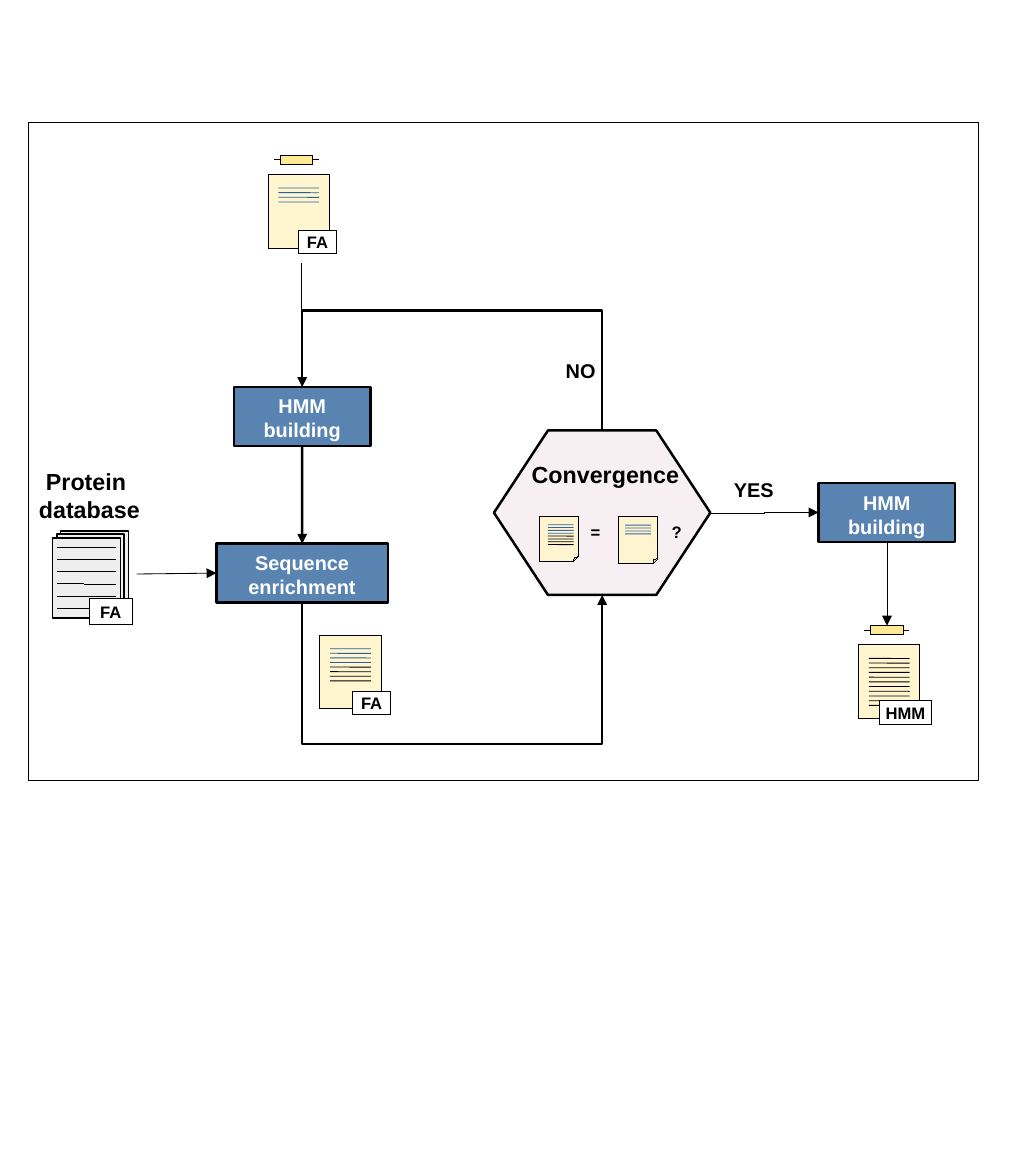
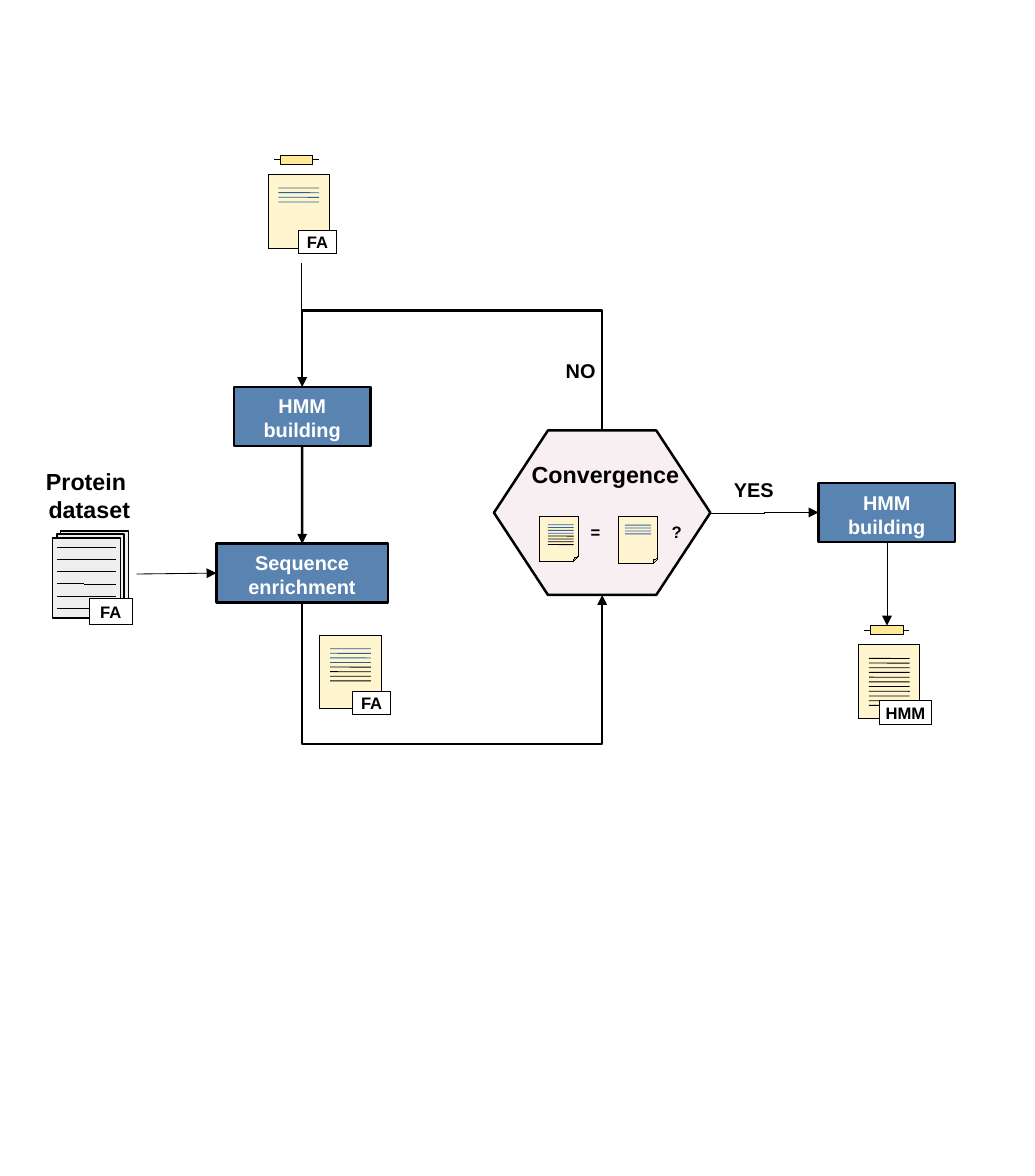
Before and after one commit to i2bc/CusProSe, a slide deck: slide 1 of docs/iterhmmbuild/pipeline.odp (slide 2 before the commit). Drawn at 1035x1176 pixels with LibreOffice and Linux fonts; fonts in the diff are those of the drawing. Boxes give left, top, right and bottom in pixels: in the first picture for what was removed or moved away, otherwise in the second. Text is boxed around its words. In the diff, an @@ line names an element or a change of style, - is before the commit and + after.

```diff
--- a/docs/iterhmmbuild/pipeline.odp
+++ b/docs/iterhmmbuild/pipeline.odp
@@ rectangle removed at (29,122,979,780) @@
@@ text at (49,501,130,519): text changed @@
-database
+dataset
```
Also in this commit, not shown: 1 other slide changed, 3 slides removed.
